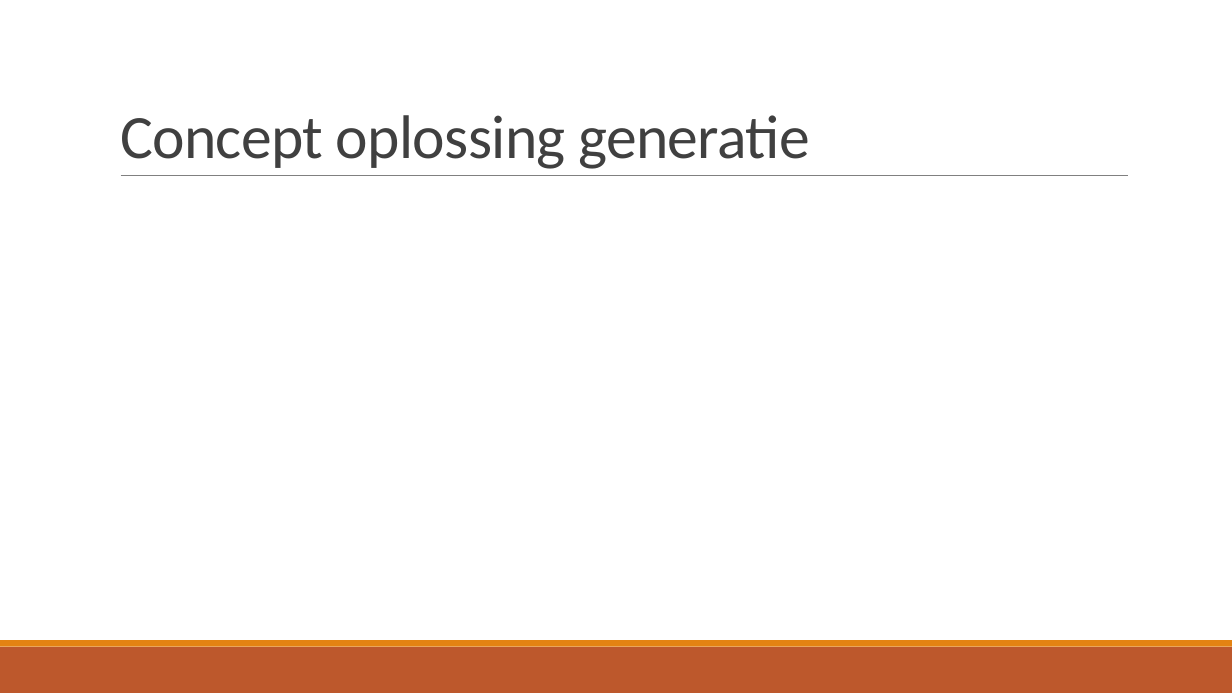
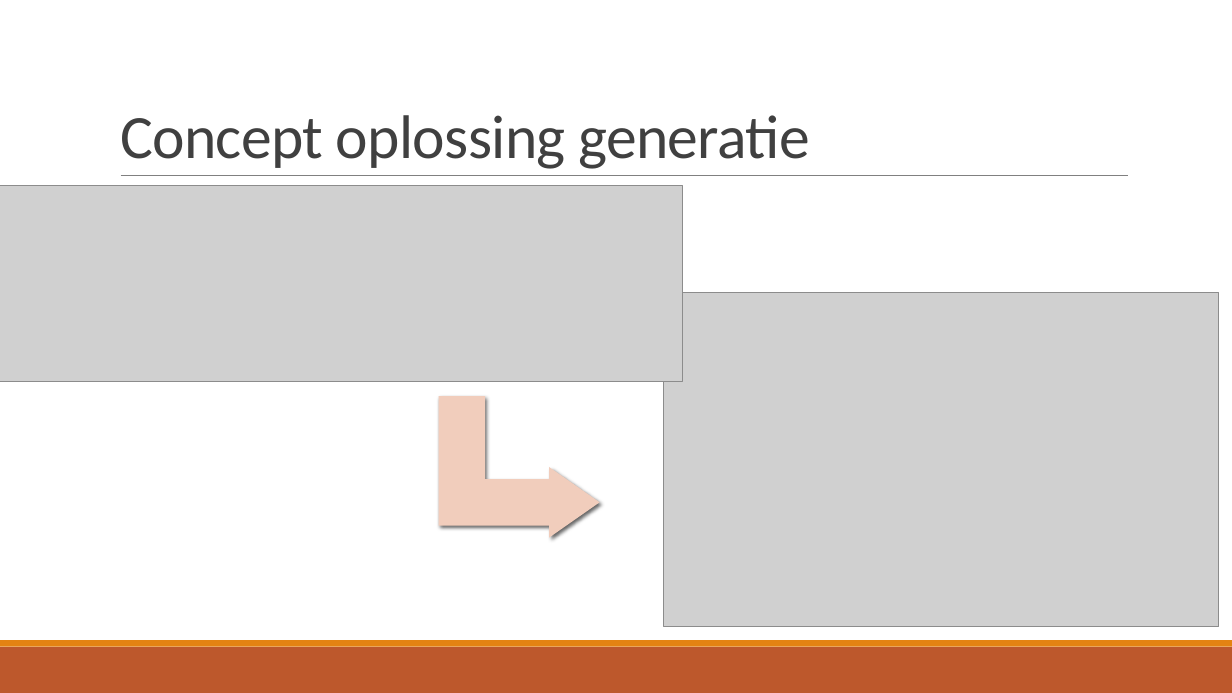
Before and after one commit to TomDeGroote/Bachelorproef, a slide deck: slide 10 of Opdracht 2/Literatuurstudie.pptx. Drawn at 1232x693 pixels with LibreOffice and Linux fonts; fonts in the diff are those of the drawing; grey boxes stand for pictures. Boxes give left, top, right and bottom in pixels: in the first picture for what was removed or moved away, otherwise in the second. Text is boxed around its words. In the diff, an @@ line names an element or a change of style, - is before the commit and + after.

```diff
--- a/Opdracht 2/Literatuurstudie.pptx
+++ b/Opdracht 2/Literatuurstudie.pptx
@@ picture added at <box>0,186,682,382</box> @@
@@ picture added at <box>665,292,1220,627</box> @@
@@ bent up arrow added at <box>439,396,599,537</box>, fill #F2CDBD @@
```
Also in this commit, not shown: 4 other slides changed, 1 slide added, 1 slide removed.
